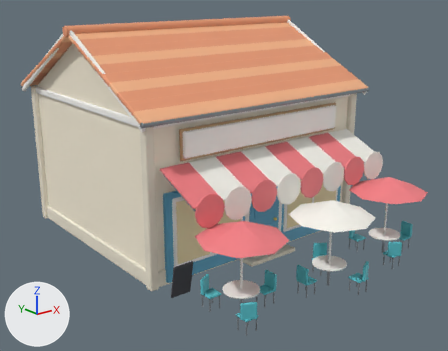
Before and after pictures for a commit that changed the Blender file source-art/bayview/cafe.blend.
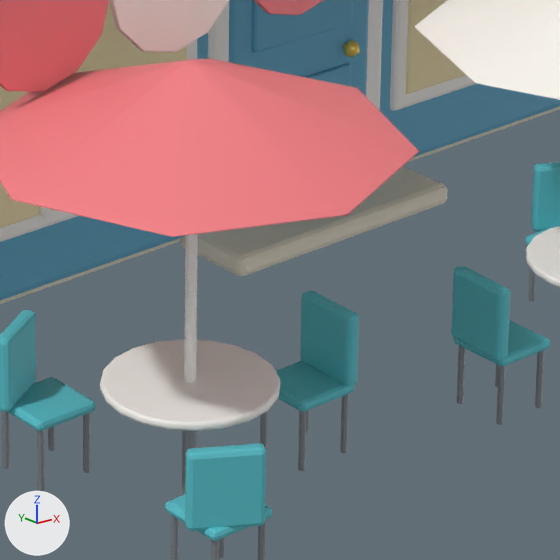
Old and new are each drawn whole from a 50 mm lens placed at (-13.82, -19.24, 9.29), pointed at (-0.23, -2.26, 2.5) and again close up on the part from 45% to 71% of the width and 59% to 93% of the height. Arrows for +X, +Y and +Z are at lower left; the lights stay in place. The last two pictures show the newer version.

Names of what the first close-up shows: 'Visual'.
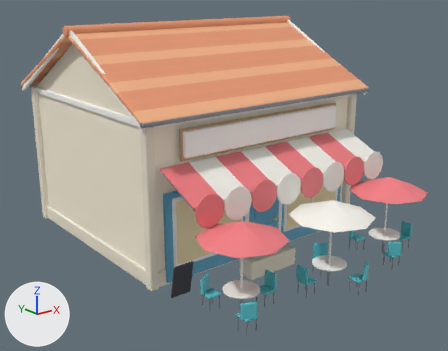
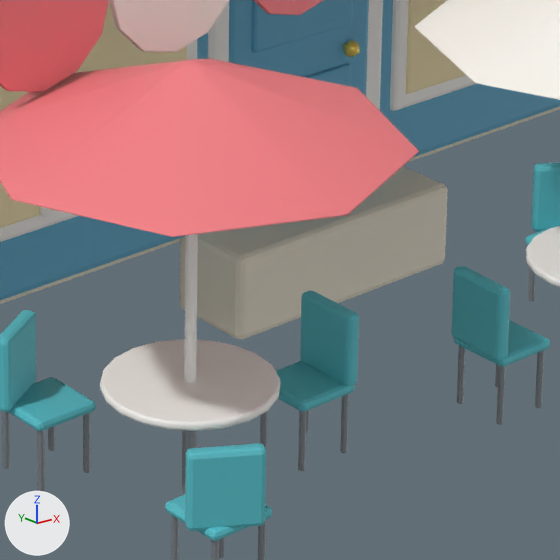
What differs and where, as boxes (x1, y1, x2, y2) in the close-ups (560 x 560 px; the box of a moved part takes in the faces that stretch with it):
part 1 of me_cube, moved or reshaped
    before: (180, 191, 448, 276)
    after: (180, 191, 448, 339)

The change in detail:
me_cube is used by ob_visual; location (0.0, 0.0, 2.7).
me_cube had 12572 vertices, 11964 faces and spanned x -5.0..5.0, y -8.64..4.7, z -2.74..5.22.
me_cube now has 12516 vertices, 11910 faces and spans x -5.0..5.0, y -8.64..4.52, z -3.2..5.22.
Part 1, on me_cube:
28 vertices in x -1.05..1.05, y -4.8..-4.1, z -2.7..-2.65 move by (0.0, 0.0, -0.5).
Other edits to the shape of me_cube do not show in these pictures.
